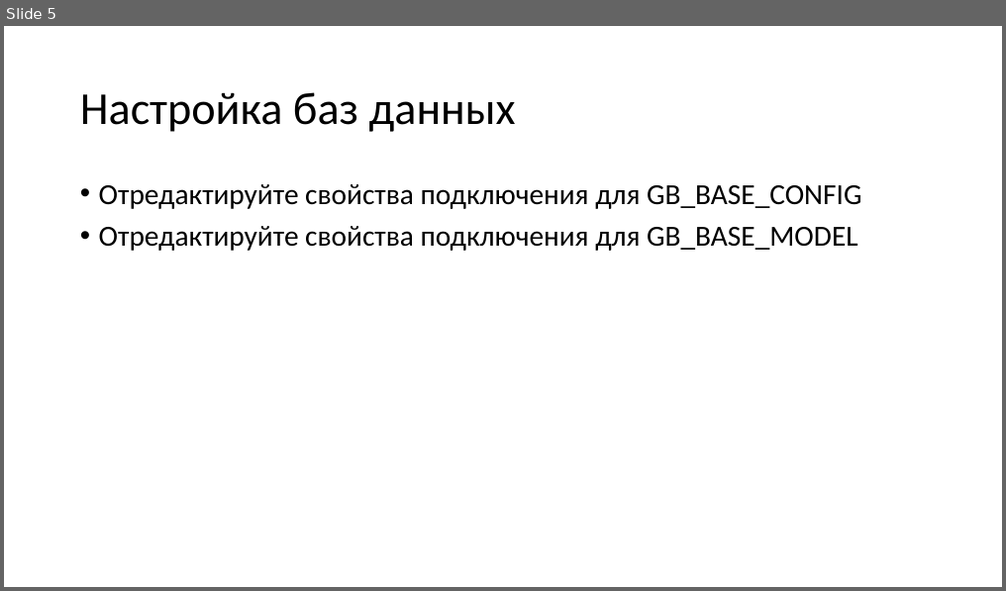
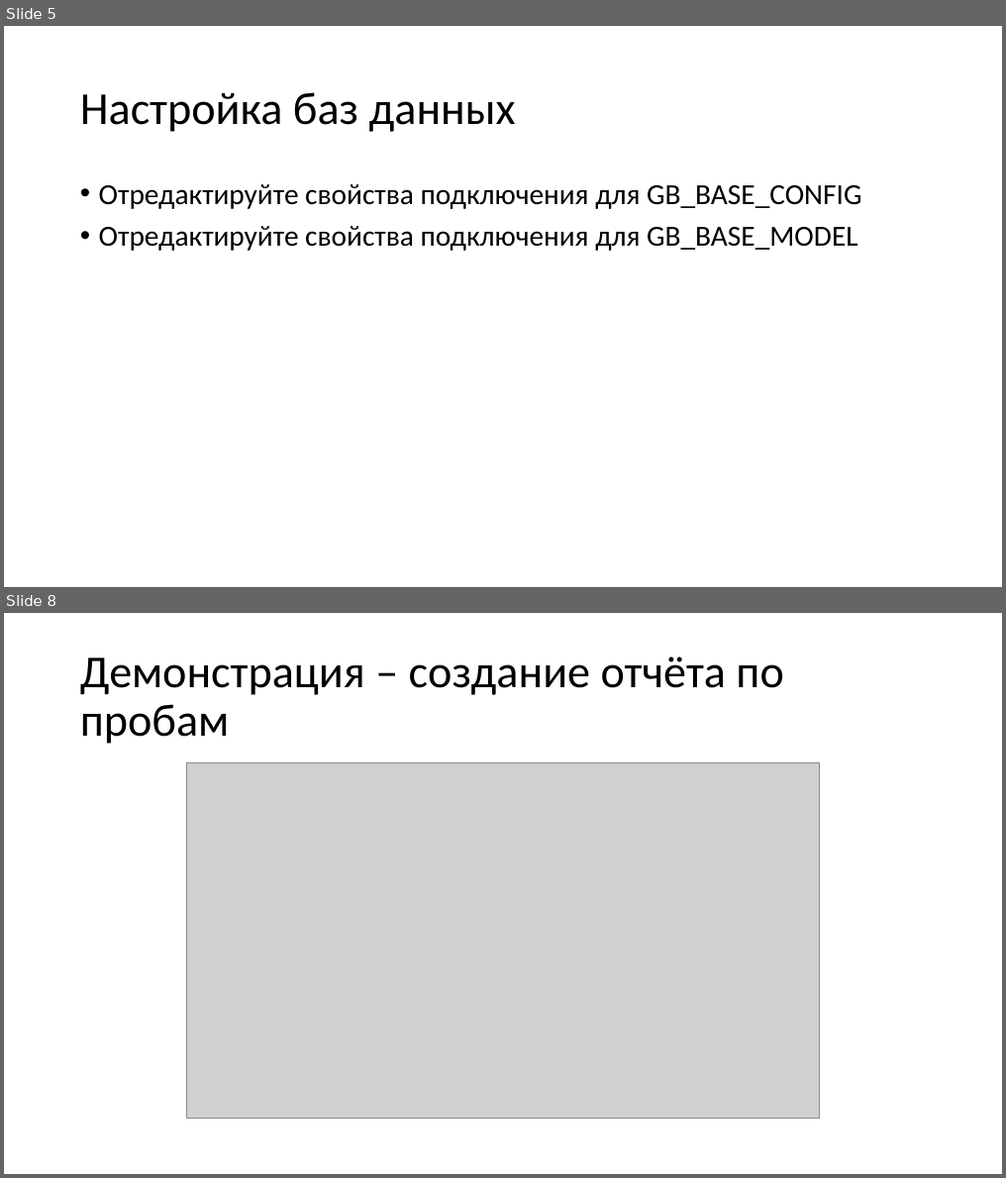
Before and after one commit to dmitriykuptsov/SQL, a slide deck: GB.pptx. Shown one above the other, each under a label of ours: slide 5 before the commit, slides 5 and 8 after it; the slides between them are not shown. The pictures are 1006x591 and 1006x1178 pixels, drawn with LibreOffice and Linux fonts; fonts in the diff are those of the drawing; grey boxes stand for pictures. Boxes give left, top, right and bottom in pixels: in the first picture for what was removed or moved away, otherwise in the second. Text is boxed around its words. In the diff, an @@ line names an element or a change of style, - is before the commit and + after.

```diff
--- a/GB.pptx
+++ b/GB.pptx
@@ slide 8 added at <box>4,613,1002,1174</box>, background #FFFFFF @@
@@ title added at <box>80,657,783,744</box>, 44 pt, text #000000 @@
+Демонстрация – создание отчёта по пробам
@@ picture added at <box>187,762,820,1119</box> @@
```
Also in this commit, not shown: 1 slide changed, 6 other slides added, 1 slide removed.
